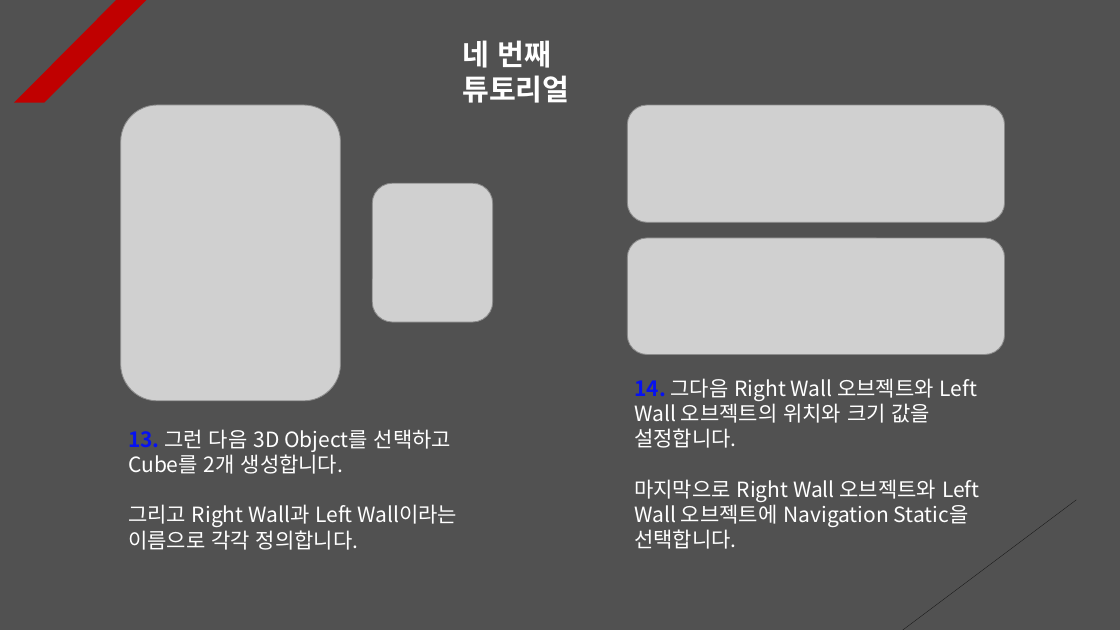
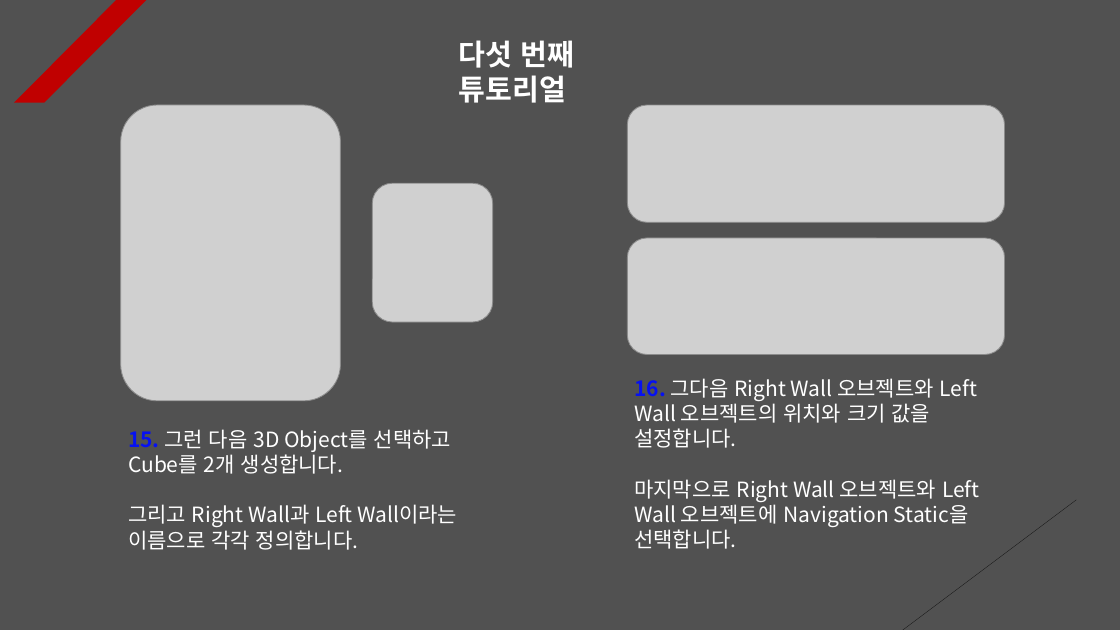
Before and after one commit to Unity2033/3D-UnityEngine, a slide deck: slide 5 of Assets/Class/NavMesh Obstacle/PPT Data/NavMesh Obstacle Example.pptx (slide 4 before the commit). Drawn at 1120x630 pixels with LibreOffice and Linux fonts; fonts in the diff are those of the drawing; grey boxes stand for pictures. Boxes give left, top, right and bottom in pixels: in the first picture for what was removed or moved away, otherwise in the second. Text is boxed around its words. In the diff, an @@ line names an element or a change of style, - is before the commit and + after.

```diff
--- a/Assets/Class/NavMesh Obstacle/PPT Data/NavMesh Obstacle Example.pptx
+++ b/Assets/Class/NavMesh Obstacle/PPT Data/NavMesh Obstacle Example.pptx
@@ text at (x1=459, y1=40, x2=575, y2=103): text changed @@
-네 번째 튜토리얼
+다섯 번째 튜토리얼
@@ text at (x1=634, y1=378, x2=977, y2=448): text changed @@
-14. 그다음 Right Wall 오브젝트와 Left Wall 오브젝트의 위치와 크기 값을 설정합니다.
+16. 그다음 Right Wall 오브젝트와 Left Wall 오브젝트의 위치와 크기 값을 설정합니다.
@@ text at (x1=128, y1=429, x2=451, y2=474): text changed @@
-13. 그런 다음 3D Object를 선택하고 Cube를 2개 생성합니다.
+15. 그런 다음 3D Object를 선택하고 Cube를 2개 생성합니다.
```
Also in this commit, not shown: 7 other slides changed, 2 slides added, 1 slide removed, 4 other files.
